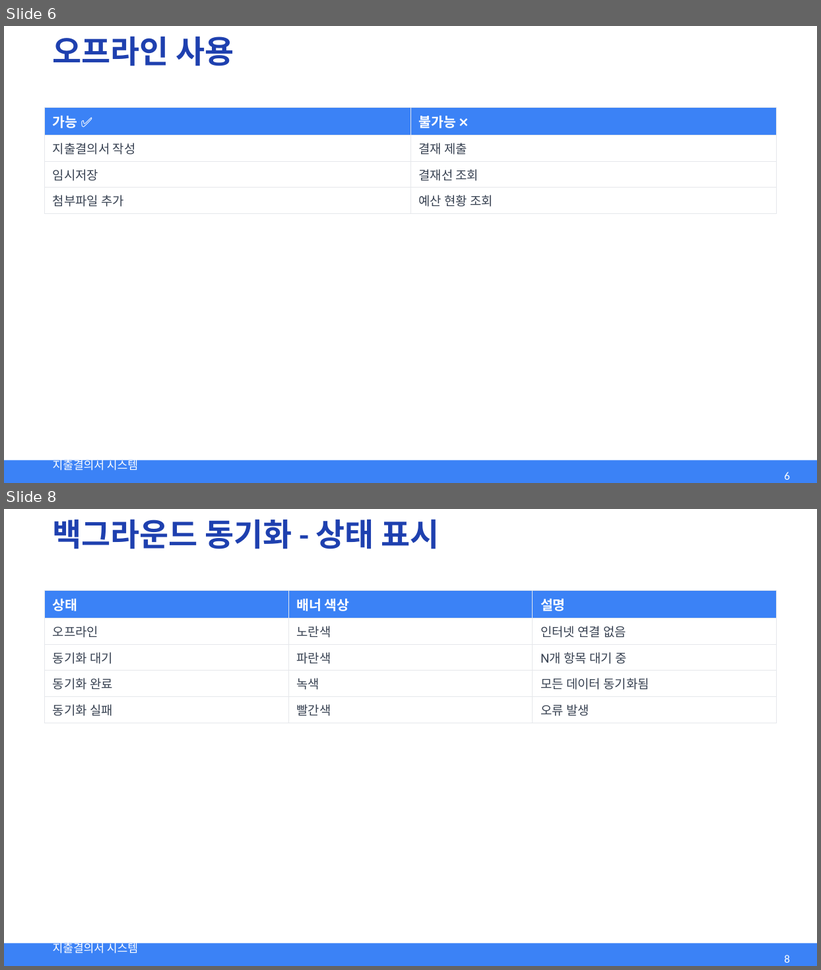
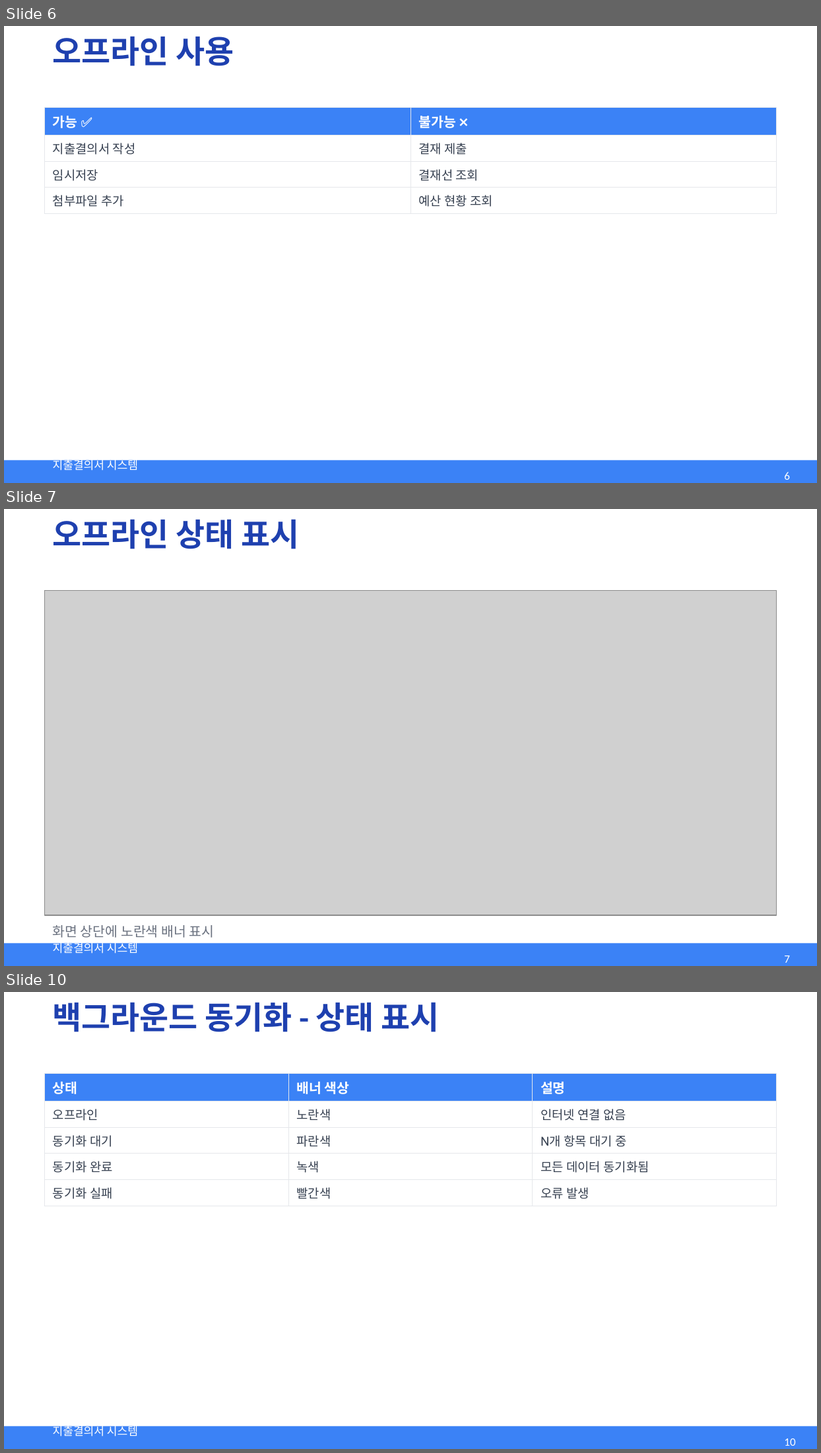
Before and after one commit to can1001/expense-saas, a slide deck: docs/user-guide/presentations/02-pwa-guide.pptx. Shown one above the other, each under a label of ours: slides 6 and 8 before the commit, slides 6, 7 and 10 after it; the slides between them are not shown. The pictures are 821x970 and 821x1453 pixels, drawn with LibreOffice and Linux fonts; fonts in the diff are those of the drawing; grey boxes stand for pictures. Boxes give left, top, right and bottom in pixels: in the first picture for what was removed or moved away, otherwise in the second. Text is boxed around its words. In the diff, an @@ line names an element or a change of style, - is before the commit and + after.

```diff
--- a/docs/user-guide/presentations/02-pwa-guide.pptx
+++ b/docs/user-guide/presentations/02-pwa-guide.pptx
@@ slide 7 added at (x1=4, y1=509, x2=817, y2=966), background #FFFFFF; not listed: 2 template elements that a slide beside it also shows @@
@@ text added at (x1=53, y1=519, x2=299, y2=549), 28 pt, text #1E40AF, bold @@
+오프라인 상태 표시
@@ picture added at (x1=45, y1=590, x2=776, y2=916) @@
@@ text added at (x1=53, y1=925, x2=215, y2=938), 12 pt, text #6B7280 @@
+화면 상단에 노란색 배너 표시
@@ page number added at (x1=784, y1=956, x2=790, y2=963), 10 pt, text #FFFFFF @@
+7
@@ what was slide 8 is now slide 10 @@
@@ page number at (x1=784, y1=1439, x2=795, y2=1446): text changed @@
-8
+10
```
Also in this commit, not shown: 1 slide changed, 1 other slide added, 5 other files.
